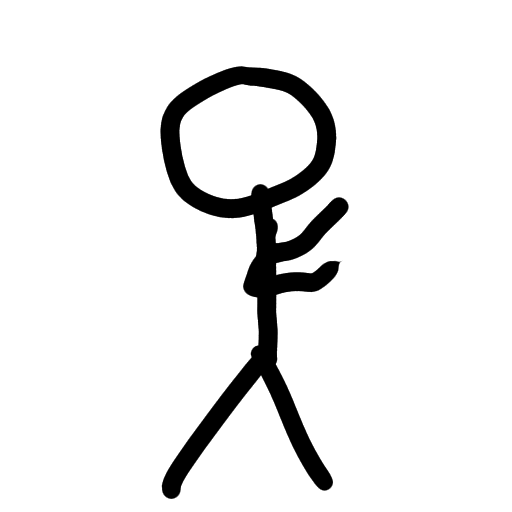
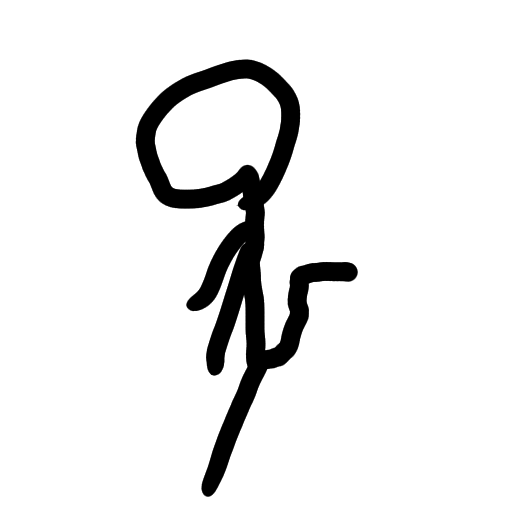
Layered file, before and after one edit (512x512). Changes by layer:
painted on "Maalitaso 1" over [left=135, top=64, right=358, bottom=499]
